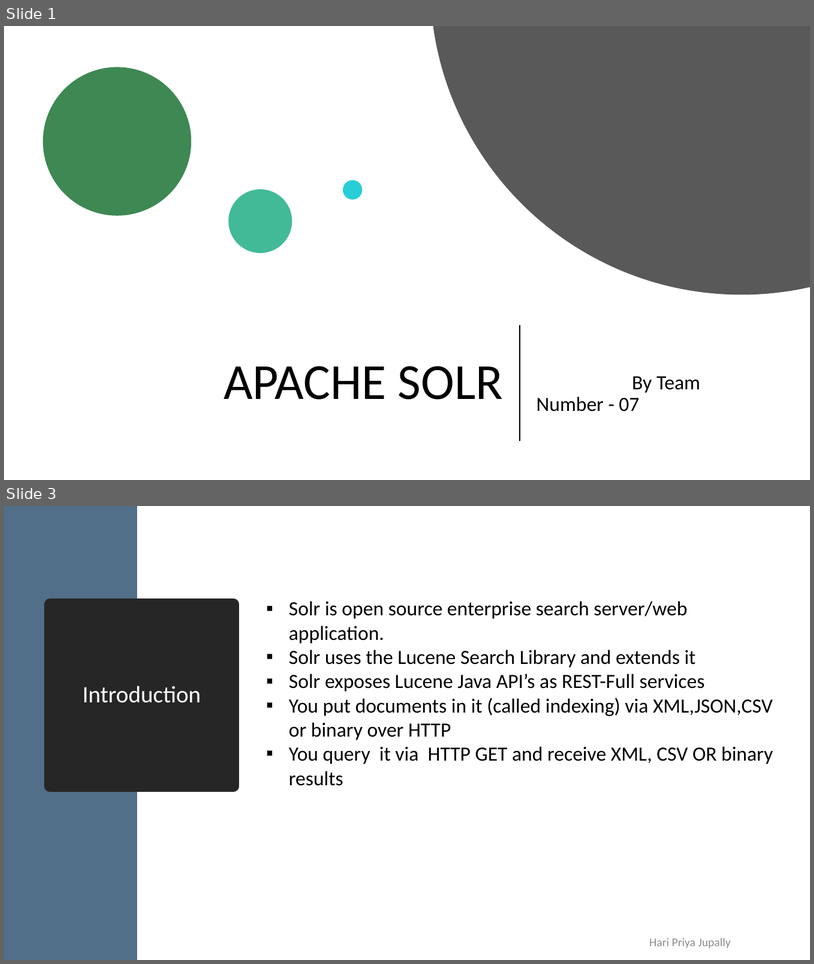
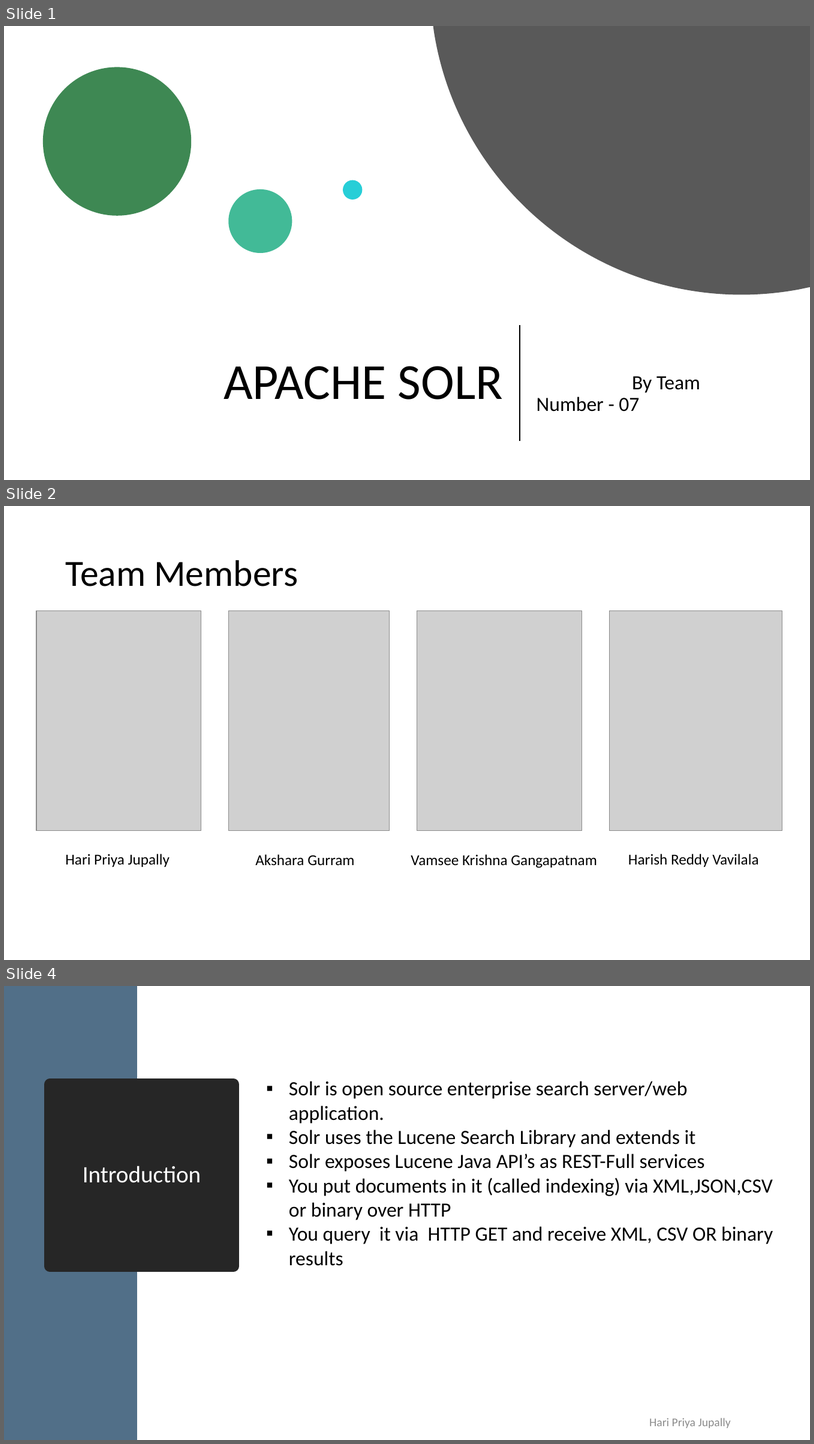
Before and after one commit to HariPriyaJupally/ApacheSolr, a slide deck: APACHE SOLR.pptx. Shown one above the other, each under a label of ours: slides 1 and 3 before the commit, slides 1, 2 and 4 after it; the slides between them are not shown. The pictures are 814x964 and 814x1444 pixels, drawn with LibreOffice and Linux fonts; fonts in the diff are those of the drawing; grey boxes stand for pictures. Boxes give left, top, right and bottom in pixels: in the first picture for what was removed or moved away, otherwise in the second. Text is boxed around its words. In the diff, an @@ line names an element or a change of style, - is before the commit and + after.

```diff
--- a/APACHE SOLR.pptx
+++ b/APACHE SOLR.pptx
@@ slide 2 added at bbox=[4, 506, 810, 960], background #FFFFFF @@
@@ title added at bbox=[65, 560, 298, 586], 44 pt, text #000000 @@
+Team Members
@@ picture added at bbox=[36, 610, 201, 830] @@
@@ picture added at bbox=[229, 610, 390, 830] @@
@@ picture added at bbox=[417, 610, 582, 830] @@
@@ picture added at bbox=[609, 610, 783, 830] @@
@@ text added at bbox=[65, 853, 170, 867], 18 pt, text #000000 @@
+Hari Priya Jupally
@@ text added at bbox=[255, 854, 354, 865], 18 pt, text #000000 @@
+Akshara Gurram
@@ text added at bbox=[411, 854, 597, 868], 18 pt, text #000000 @@
+Vamsee Krishna Gangapatnam
@@ text added at bbox=[629, 853, 759, 867], 18 pt, text #000000 @@
+Harish Reddy Vavilala
@@ what was slide 3 is now slide 4 @@
```
Also in this commit, not shown: 2 slides changed, 1 other slide added.
